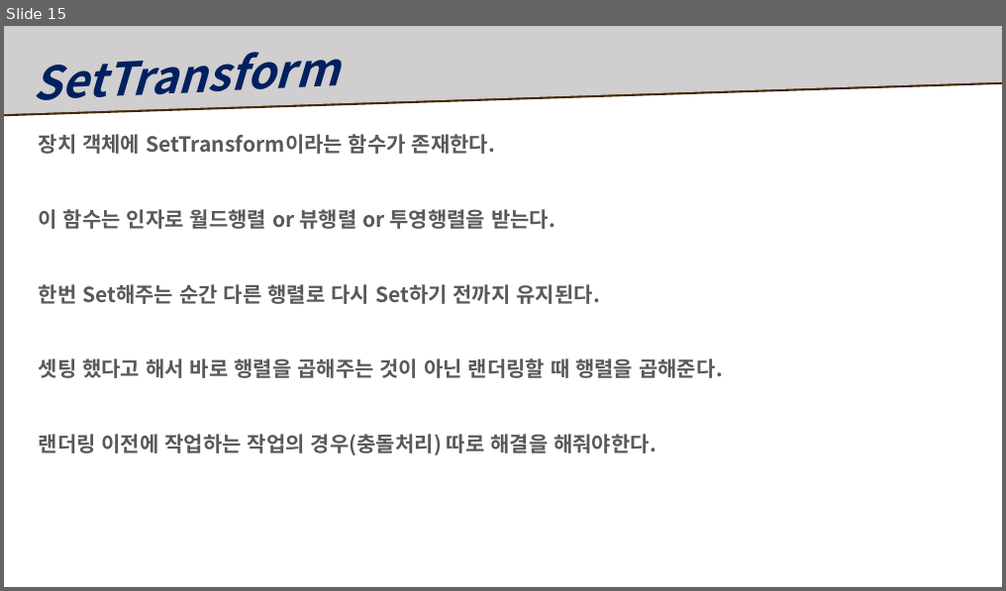
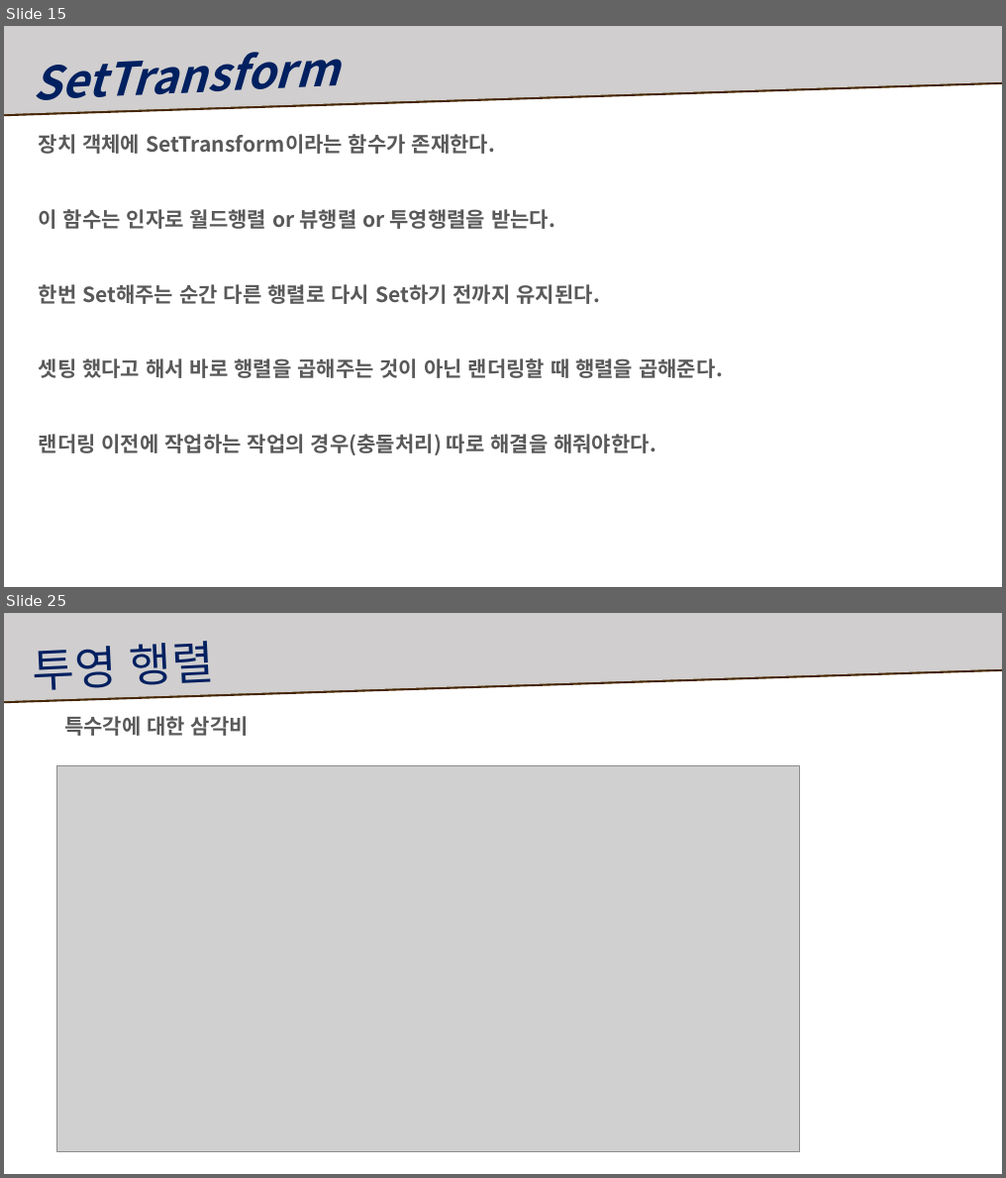
Before and after one commit to Ahnhyunsoo/Study, a slide deck: 5Month/복습자료/수업 복습.pptx. Shown one above the other, each under a label of ours: slide 15 before the commit, slides 15 and 25 after it; the slides between them are not shown. The pictures are 1006x591 and 1006x1178 pixels, drawn with LibreOffice and Linux fonts; fonts in the diff are those of the drawing; grey boxes stand for pictures. Boxes give left, top, right and bottom in pixels: in the first picture for what was removed or moved away, otherwise in the second. Text is boxed around its words. In the diff, an @@ line names an element or a change of style, - is before the commit and + after.

```diff
--- a/5Month/복습자료/수업 복습.pptx
+++ b/5Month/복습자료/수업 복습.pptx
@@ slide 25 added at box(4, 613, 1002, 1174), background #FFFFFF @@
@@ freeform shape added at box(4, 613, 1002, 701), fill #D0CECE @@
@@ text added at box(34, 641, 214, 699), 44 pt, text #002060 @@
+투영 행렬
@@ text added at box(64, 716, 249, 736), 20 pt, text #595959, bold @@
+특수각에 대한 삼각비
@@ picture added at box(57, 766, 799, 1153) @@
```
Also in this commit, not shown: 4 slides changed, 17 other slides added, 1 slide removed, 3 other files.
